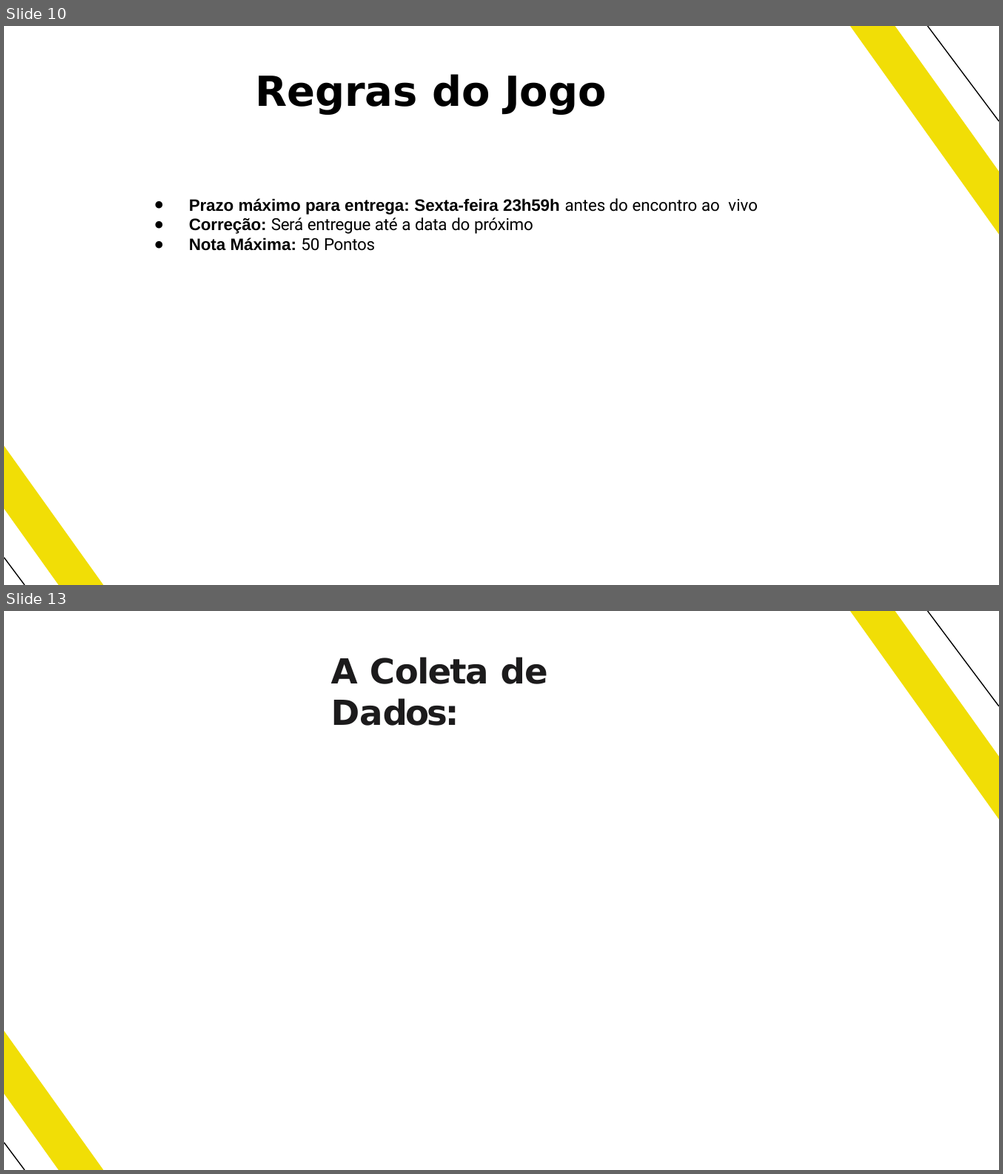
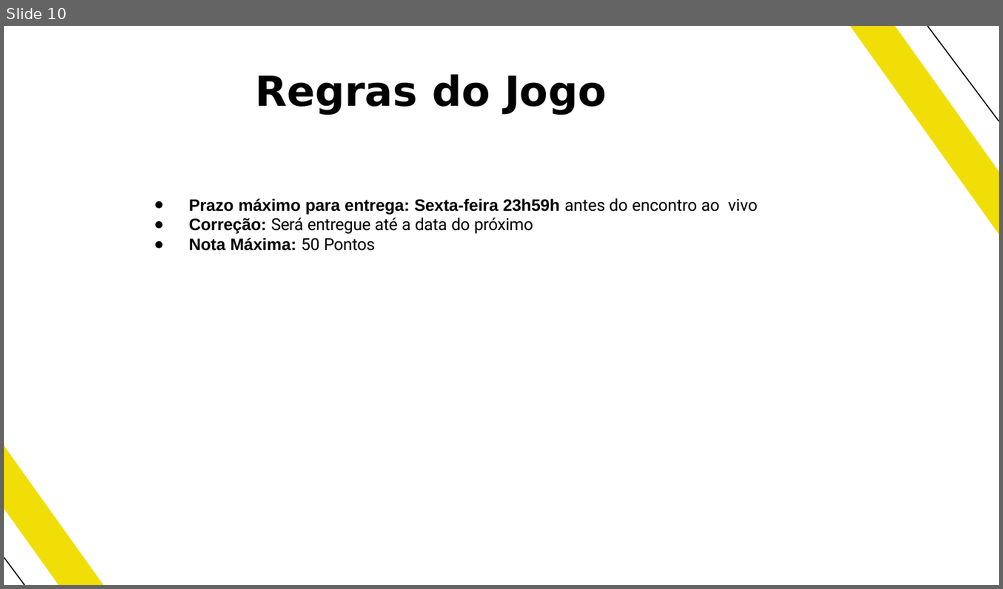
Before and after one commit to valdirdpg/curso-dnc, a slide deck: MODULO-3/MINI-PROJETO/Mini Projeto - Roof Imoveis.pptx. Shown one above the other, each under a label of ours: slides 10 and 13 before the commit, slide 10 after it; the slides between them are not shown. The pictures are 1003x1174 and 1003x589 pixels, drawn with LibreOffice and Linux fonts; fonts in the diff are those of the drawing. Boxes give left, top, right and bottom in pixels: in the first picture for what was removed or moved away, otherwise in the second. Text is boxed around its words. In the diff, an @@ line names an element or a change of style, - is before the commit and + after.

```diff
--- a/MODULO-3/MINI-PROJETO/Mini Projeto - Roof Imoveis.pptx
+++ b/MODULO-3/MINI-PROJETO/Mini Projeto - Roof Imoveis.pptx
@@ slide 13 removed at box(4, 611, 999, 1170), background #FFFFFF; not listed: 4 template elements that a slide beside it also shows @@
@@ title removed at box(331, 657, 548, 726) @@
-A Coleta de Dados:
```
Also in this commit, not shown: 13 other slides changed, 26 slides added, 2 other slides removed, 38 other files.
